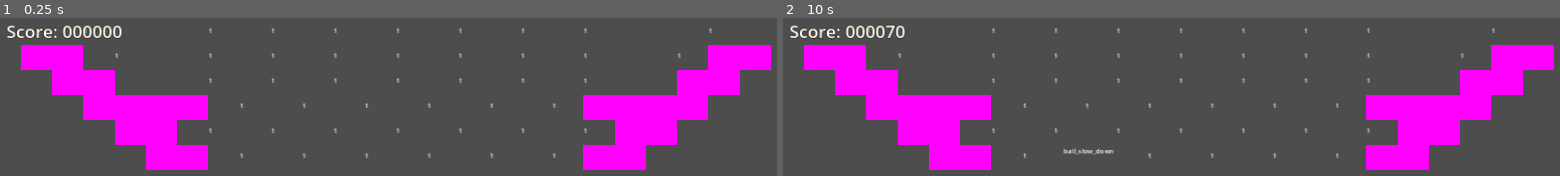
Above: before the commit, frames 1-2 (left to right).
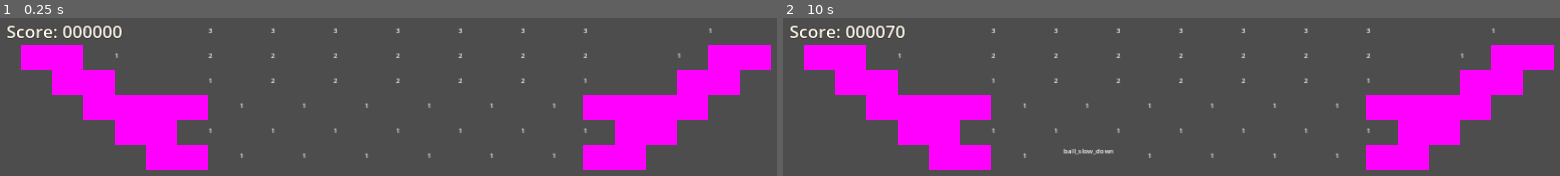
Above: after the commit, the same moments.

Repository: O-39889/brickout
Game: Godot game, scene res://scenes/main_level.tscn
The game is run twice, just before and just after one commit, with the same random seed, the same clock (stepped at 60 frames per second) and the same inputs.
Inputs (mouse positions are in pixels of both pictures, inside the frame that each line leads up to):
- Up to frame 1 (0.25 s): no input
- Up to frame 2 (10 s): tap Enter at 0.5 s; move the mouse to (outside the picture) at 0.52 s; click (outside the picture) at 0.67 s; tap R (debug_restart) every 0.75 s from 1.25 to 4.25 s; move the mouse to (outside the picture) at 1.27 s; click (outside the picture) at 1.42 s; move the mouse to (outside the picture) at 2.02 s; click (outside the picture) at 2.17 s; move the mouse to (outside the picture) at 2.77 s; click (outside the picture) at 2.92 s; move the mouse to (outside the picture) at 3.52 s; click (outside the picture) at 3.67 s; move the mouse to (outside the picture) at 4.27 s; click (outside the picture) at 4.42 s; move the mouse to (outside the picture) at 5.02 s; click (outside the picture) at 5.17 s; move the mouse to (outside the picture) at 5.77 s; click (outside the picture) at 5.92 s; move the mouse to (outside the picture) at 6.52 s; click (outside the picture) at 6.67 s; move the mouse to (outside the picture) at 7.27 s; click (outside the picture) at 7.42 s; move the mouse to (outside the picture) at 8.02 s; click (outside the picture) at 8.17 s; move the mouse to (outside the picture) at 8.77 s; click (outside the picture) at 8.92 s; move the mouse to (outside the picture) at 9.52 s; click (outside the picture) at 9.67 s

The runs differ from the first frame. In frame 1, 0.1% of the frame differs, in the area x 26-76%, y 6-42%; in frame 2, 0.1%.

Commit message:
Add powerup list? And also add points powerups

Diff:
--- a/scenes/main_level.tscn
+++ b/scenes/main_level.tscn
@@ -34,12 +34,15 @@
 
 [node name="Brick5" parent="BrickManager" index="4" instance=ExtResource("4_xeb2x")]
 position = Vector2(960, 180)
+initial_durability = 2
 
 [node name="Brick6" parent="BrickManager" index="5" instance=ExtResource("4_xeb2x")]
 position = Vector2(1110, 180)
+initial_durability = 2
 
 [node name="Brick7" parent="BrickManager" index="6" instance=ExtResource("4_xeb2x")]
 position = Vector2(1260, 180)
+initial_durability = 2
 
 [node name="Brick9" parent="BrickManager" index="7" instance=ExtResource("4_xeb2x")]
 position = Vector2(1185, 240)
@@ -67,9 +70,11 @@
 
 [node name="Brick10" parent="BrickManager" index="15" instance=ExtResource("4_xeb2x")]
 position = Vector2(660, 180)
+initial_durability = 2
 
 [node name="Brick8" parent="BrickManager" index="16" instance=ExtResource("4_xeb2x")]
 position = Vector2(810, 180)
+initial_durability = 2
 
 [node name="Brick15" parent="BrickManager" index="17" instance=ExtResource("4_xeb2x")]
 position = Vector2(960, 300)
@@ -94,45 +99,59 @@
 
 [node name="Brick31" parent="BrickManager" index="24" instance=ExtResource("4_xeb2x")]
 position = Vector2(960, 120)
+initial_durability = 2
 
 [node name="Brick32" parent="BrickManager" index="25" instance=ExtResource("4_xeb2x")]
 position = Vector2(1110, 120)
+initial_durability = 2
 
 [node name="Brick33" parent="BrickManager" index="26" instance=ExtResource("4_xeb2x")]
 position = Vector2(1260, 120)
+initial_durability = 2
 
 [node name="Brick34" parent="BrickManager" index="27" instance=ExtResource("4_xeb2x")]
 position = Vector2(660, 120)
+initial_durability = 2
 
 [node name="Brick35" parent="BrickManager" index="28" instance=ExtResource("4_xeb2x")]
 position = Vector2(810, 120)
+initial_durability = 2
 
 [node name="Brick36" parent="BrickManager" index="29" instance=ExtResource("4_xeb2x")]
 position = Vector2(1410, 120)
+initial_durability = 2
 
 [node name="Brick37" parent="BrickManager" index="30" instance=ExtResource("4_xeb2x")]
 position = Vector2(510, 120)
+initial_durability = 2
 
 [node name="Brick38" parent="BrickManager" index="31" instance=ExtResource("4_xeb2x")]
 position = Vector2(960, 60)
+initial_durability = 3
 
 [node name="Brick39" parent="BrickManager" index="32" instance=ExtResource("4_xeb2x")]
 position = Vector2(1110, 60)
+initial_durability = 3
 
 [node name="Brick40" parent="BrickManager" index="33" instance=ExtResource("4_xeb2x")]
 position = Vector2(1260, 60)
+initial_durability = 3
 
 [node name="Brick41" parent="BrickManager" index="34" instance=ExtResource("4_xeb2x")]
 position = Vector2(660, 60)
+initial_durability = 3
 
 [node name="Brick42" parent="BrickManager" index="35" instance=ExtResource("4_xeb2x")]
 position = Vector2(810, 60)
+initial_durability = 3
 
 [node name="Brick43" parent="BrickManager" index="36" instance=ExtResource("4_xeb2x")]
 position = Vector2(1410, 60)
+initial_durability = 3
 
 [node name="Brick44" parent="BrickManager" index="37" instance=ExtResource("4_xeb2x")]
 position = Vector2(510, 60)
+initial_durability = 3
 
 [node name="Brick27" parent="BrickManager" index="38" instance=ExtResource("4_xeb2x")]
 position = Vector2(285, 120)
--- a/scripts/BrickBase.gd
+++ b/scripts/BrickBase.gd
@@ -1,8 +1,10 @@
 class_name Brick extends StaticBody2D
 
 
-@export var durability : int = 1;
+@export var initial_durability : int = 1;
 
+
+@onready var durability : int = initial_durability;
 # not sure whether this is used anywhere though
 @onready var collision_shape := find_child("CollisionShape2D");
 
--- a/scripts/classes/Powerup.gd
+++ b/scripts/classes/Powerup.gd
@@ -1,4 +1,4 @@
-class_name Powerup extends RefCounted
+class_name Powerup extends RefCounted;
 
 
 const POWERUP_POOL = {
@@ -11,6 +11,9 @@
 		&'barrier',
 		&'fire_ball',
 		&'acid_ball',
+		&'add_points_100',
+		&'add_points_200',
+		&'add_points_500',
 	],
 	&'neutral': [
 		&'ball_speed_up',
@@ -24,6 +27,99 @@
 		&'paddle_freeze',
 	],
 };
+
+const POWERUP_LIST = {
+	&'double_balls': {
+		&'name': 'Double Balls',
+		&'description': 'Duplicates every ball on-screen.\nNote: there\'s still a limit of how many balls can be on-screen at the same time.',
+		&'points': 200,
+	},
+	&'paddle_enlarge': {
+		&'name': 'Enlarge Paddle',
+		&'description': 'Increases the width of the paddle, making it easier to deflect the ball.',
+		&'points': 150,
+	},
+	&'add_ball': {
+		&'name': 'Add Ball',
+		&'description': 'Adds another ball to the play. The ball starts attached to a paddle and must be released by clicking .',
+		&'points': 150,
+	},
+	&'triple_ball': {
+		&'name': 'Triple Ball',
+		&'description': 'Turns one ball into three!',
+		&'points': 150,
+	},
+	&'sticky_paddle': {
+		&'name': 'Sticky Paddle',
+		&'description': 'Makes the paddle sticky, making the balls attach to it when caught. Click to release a ball from a paddle.',
+		&'points': 250,
+	},
+	&'barrier': {
+		&'name': 'Barrier',
+		&'description': 'Creates a barrier at the bottom of the screen that can reflect one ball.',
+		&'points': 300,
+	},
+	&'fire_ball': {
+		&'name': 'Fire Ball',
+		&'description': 'Turns balls into fire balls that explode on contact with bricks, destroying multiple at once.',
+		&'points': 400,
+	},
+	&'acid_ball': {
+		&'name': 'Acid Ball',
+		&'description': 'Turns balls into acid balls that penetrate bricks freely. Some types of bricks still cannot be destroyed.',
+		&'points': 500,
+	},
+	&'add_points_100': {
+		&'name': '100 Points',
+		&'description': 'Adds 100 points to the counter. Earn 10 000 poins for an extra life!',
+		&'points': 100,
+	},
+	&'add_points_200': {
+		&'name': '200 Points',
+		&'description': 'Adds 200 points to the counter. Earn 10 000 poins for an extra life!',
+		&'points': 200,
+	},
+	&'add_points_500': {
+		&'name': '500 Points',
+		&'description': 'Adds 500 points to the counter. Earn 10 000 poins for an extra life!',
+		&'points': 500,
+	},
+	&'ball_speed_up': {
+		&'name': 'Speed Up Balls',
+		&'description': 'Increases the speed of the balls.',
+		&'points': 150,
+	},
+	&'ball_slow_down': {
+		&'name': 'Slow Down Balls',
+		&'description': 'Decreases the speed of the balls.',
+		&'points': 150,
+	},
+	&'paddle_shrink': {
+		&'name': 'Shrink Paddle',
+		&'description': 'Decreases the size of the paddle, making it more difficult to catch and reflect balls.',
+		&'points': 50,
+	},
+	&'pop_ball': {
+		&'name': 'Pop Ball',
+		&'description': 'Destroys one of your balls. Cannot destroy your last ball.',
+		&'points': 50,
+	},
+	&'pop_all_balls': {
+		&'name': 'Pop All Balls',
+		&'description': 'Destroys all your balls but one. How unfortunate!',
+		&'points': 50,
+	},
+	&'ghost_paddle': {
+		&'name': 'Ghost Paddle',
+		&'description': 'Turns the paddle into a ghost state briefly. In this state, the paddle can still move but balls and powerups go right through it.',
+		&'points': 50,
+	},
+	&'paddle_freeze': {
+		&'name': 'Freeze Paddle',
+		&'description': 'Freezes the paddle for a brief time. Frozen paddle cannot move, although it still can reflect balls hitting it.',
+		&'points': 50,
+	},
+}
 
 
 var id : StringName;
--- a/scripts/level_components/brick_manager.gd
+++ b/scripts/level_components/brick_manager.gd
@@ -9,7 +9,8 @@
 
 func _on_brick_destroyed(brick: Brick, ball: Ball):
 	if brick.is_in_group(&'destructible_bricks'):
-		GameProgression.score += 100;
+		GameProgression.score += brick.initial_durability * 100;
+		await get_tree().physics_frame;
 		if get_tree().get_nodes_in_group(&'destructible_bricks').is_empty():
 			print('Win!');
 			await get_tree().create_timer(1.0).timeout;
--- a/scripts/level_components/powerup_manager.gd
+++ b/scripts/level_components/powerup_manager.gd
@@ -48,9 +48,9 @@
 	var good_weight_uncommon := 0.6;
 	var neutral_weight := 1.25;
 	var bad_weight := 0.85000001;
-	for id in [&'paddle_enlarge', &'add_ball', &'triple_ball', &'sticky_paddle']:
+	for id in [&'paddle_enlarge', &'add_ball', &'triple_ball', &'sticky_paddle', &'add_points_100']:
 		result[id] = good_weight_common;
-	for id in [&'barrier', &'fire_ball']:
+	for id in [&'barrier', &'fire_ball', &'add_points_200']:
 		result[id] = good_weight_uncommon;
 	for id in [&'ball_speed_up', &'ball_slow_down']:
 		result[id] = neutral_weight;
@@ -224,3 +224,4 @@
 				level.murder_ball(b);
 		&'paddle_freeze':
 			level.paddle.state = Paddle.PaddleState.Frozen;
+	GameProgression.score += Powerup.POWERUP_LIST[powerup.id][&'points'];
